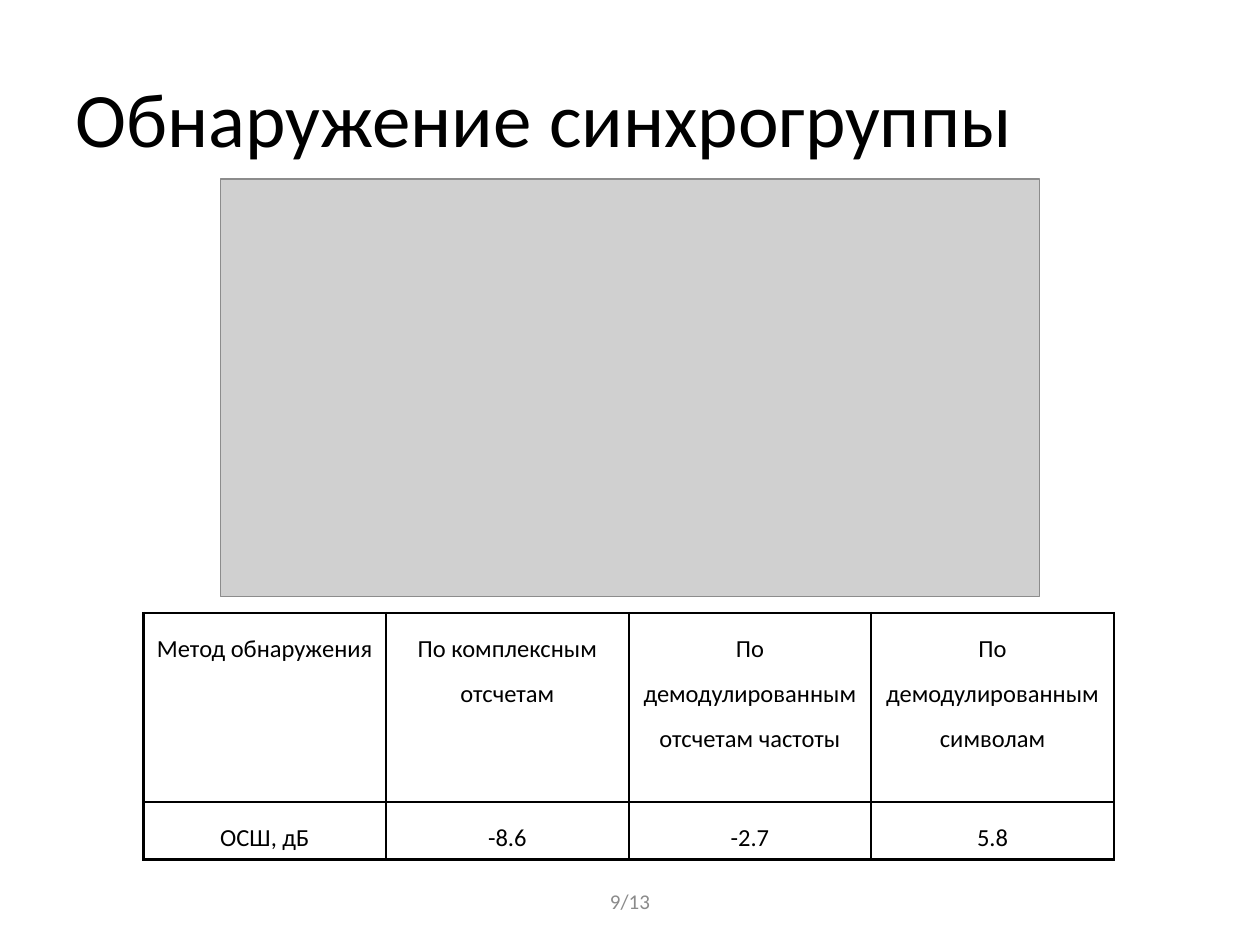
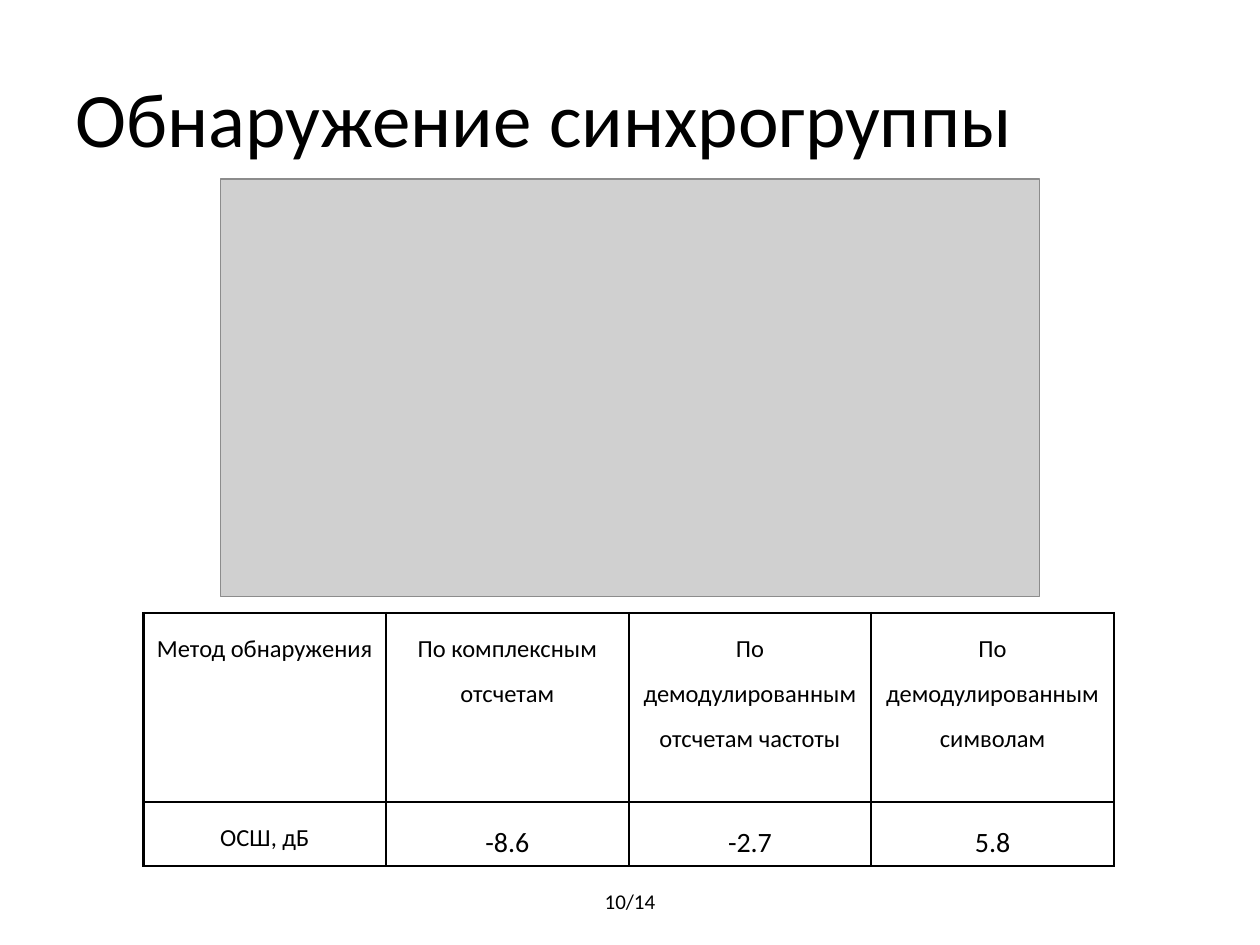
Before and after one commit to BorzhonovAI/magistr, a slide deck: slide 10 of Презентация Диплом.pptx (slide 9 before the commit). Drawn at 1260x945 pixels with LibreOffice and Linux fonts; fonts in the diff are those of the drawing; grey boxes stand for pictures. Boxes give left, top, right and bottom in pixels: in the first picture for what was removed or moved away, otherwise in the second. Text is boxed around its words. In the diff, an @@ line names an element or a change of style, - is before the commit and + after.

```diff
--- a/Презентация Диплом.pptx
+++ b/Презентация Диплом.pptx
@@ table at <box>144,614,1116,862</box> @@
@@ size 14 to 16 pt in "-8.6", "-2.7", "5.8" @@
@@ text at <box>605,894,656,910</box>: text changed; text colour #8C8C8C to #000000 @@
-9/13
+10/14
```
Also in this commit, not shown: 7 other slides changed, 5 slides added, 4 slides removed, 9 other files.
